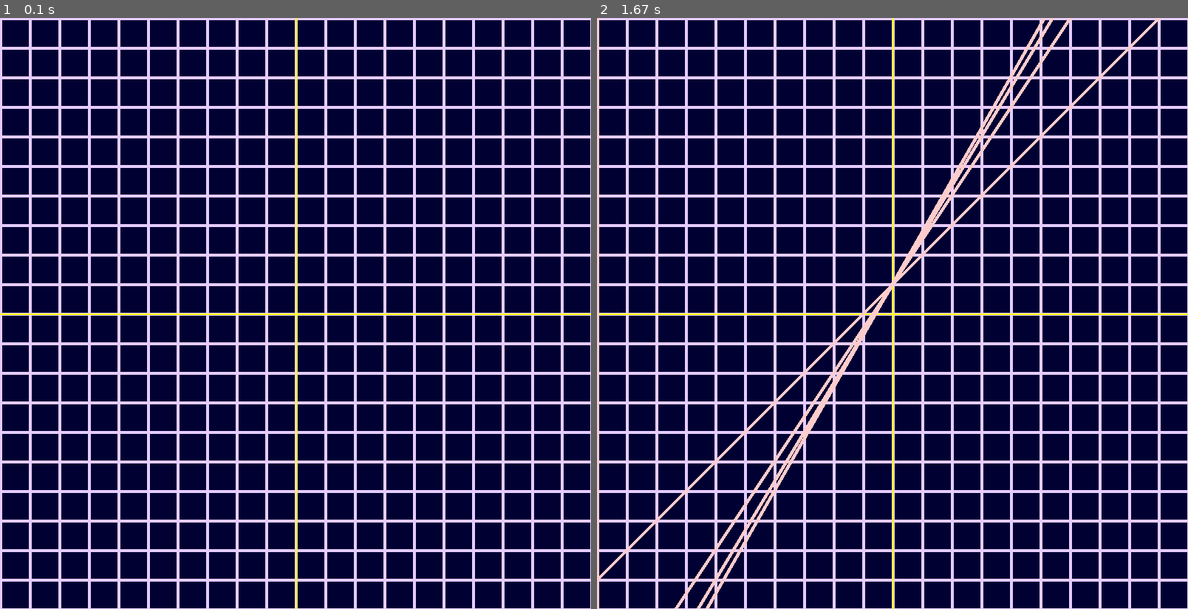
Above: before the commit, frames 1-2 (left to right).
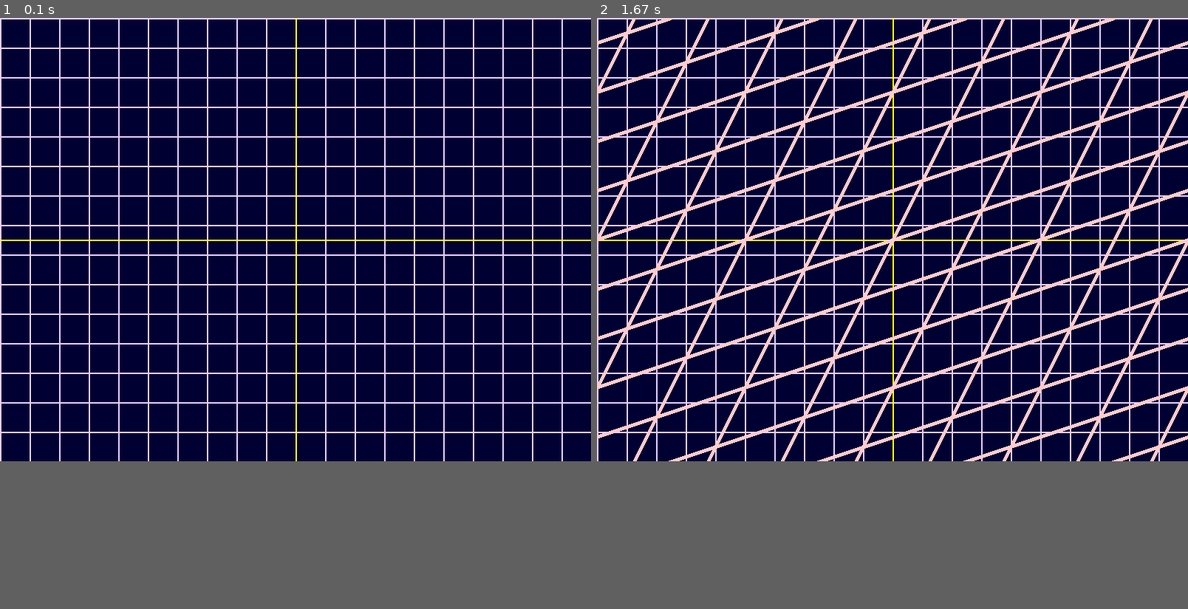
Above: after the commit, the same moments.

Repository: DeVcB13d/Linear-Transform-Visualisation
Game: pygame game, started from src/Tkinter_user_int.py
Two runs of this game, one before a commit and one after it. Both use one fixed random seed, a clock stepped at 60 frames per second and the inputs below.
Inputs:
- Up to frame 1 (0.1 s): no input
- Up to frame 2 (1.67 s): tap Enter at 0.33 s
In our replay, the window is 800x800 before the commit and 800x600 after it. These sizes can differ from the game's own. Grey fills any space a smaller window leaves; there, only what the larger window draws over its background counts as a difference.

The runs differ from the first frame. In frame 1, 12% of the frame differs, in the area x 0-100%, y 0-100%; in frame 2, 22%.

Commit message:
Almost completely generalized version

Diff:
--- a/src/constants.py
+++ b/src/constants.py
@@ -4,12 +4,12 @@
 
 #COLOURS
 
-
+BLACK = (0,0,0)
 BLUE = (0, 0, 51)
 YELLOW = (255, 255, 0)
 LAV = (229, 204, 255)
 PINK = (255,204,204)
 #INTERFACE CONSTANTS
 WIN_LEN = 800
-WIN_WID = 800
+WIN_WID = 600
 GRID_LINE_WIDTH = 5
--- a/src/graph.py
+++ b/src/graph.py
@@ -7,102 +7,75 @@
 from linear_transform import linear_transform
 import numpy as np
 
-
-
-def F(x,m,c):
-    # To return y given x and slope and c
-    return m*x + c
-
-
 class Coordinate_plane:
-    def __init__(self,screen,scale,win_len = WIN_LEN,win_wid = WIN_WID,grid_size = WIN_LEN/20):
+    def __init__(self,screen,scale,win_len = WIN_LEN,win_wid = WIN_WID,grid_size = WIN_LEN/20,depth_x = 10,depth_y = 10):
         '''
         Scale = size of 1 pixel in cm
         >>> scale = 40 for 800 X 800 means 40 pix = 1 cm
         >>> depth_x and depth_y shows the range of values shown in the screen
         '''
-        self.depth_x = 10
-        self.depth_y = 10
-        self.scale = win_len / (2 * self.depth_x) #40
+        self.scale = scale # 1cm = scale pixels
+        self.depth_x = win_len//scale
+        self.depth_y = win_wid//scale
+        #self.scale = win_len / (2 * self.depth_x) #40
         self.screen = screen
         self.win_len = win_len
         self.win_wid = win_wid
         self.grid_size = grid_size
-        self.draw_grid(self.scale)
+        self.draw_grid()
         self.draw_axis()
+    def config_plane(self,plane_color = BLACK):
+        self.screen.fill((plane_color))
 
     def coordinate(self,inx,iny):
         """
-        To input the coodinates and return its
-        pygame UI equialent values
+        To input the coordinates and return its pygame UI equialent values
         1. Convert cartesian to pixels
         2. Shift of origin - (x,y) -> (x+win_len/2,y+win_wid/2)
         """
         # Pixel to cartesian conversion : (1,3) -> (10,30) -> (210,)
-        if inx <= 0:
-            pix_inx = inx * self.scale + self.win_len/2
-        if inx > 0 :
-            pix_inx = inx * self.scale + self.win_len/2
-        if iny <=0 :
-            pix_iny = -1 * iny * self.scale + self.win_wid/2
-        if iny > 0:
-            pix_iny = -1 * iny * self.scale + self.win_wid/2
+        pix_inx = inx * self.scale + self.win_len/2
+        pix_iny = -1 * iny * self.scale + self.win_wid/2
         return (tuple([pix_inx,pix_iny]))
     def rev_coordinate(self,inx,iny):
         '''
         To return the cartesian values from pygame UI values
         1. Shift origin back
-        2. Conver pixels to cartesian
+        2. Convert pixels to cartesian
 
         TODO : Add approximations
-        '''
-        '''
-        if inx <= self.win_len/2:
-            pix_inx = 2* inx * self.scale + self.win_len/2
-        if inx > self.win_len/2:
-            out_x = (inx - self.win_len/2)/(self.scale*2)
-            #pix_inx = inx * self.scale + self.win_len/2
-        if iny <=0 :
-            pix_iny = -2 * iny * self.scale + self.win_wid/2
-        if iny > 0:
-            pix_iny = -1 * iny * self.scale + self.win_wid/2
-        return (tuple([pix_inx,pix_iny]))
         '''
         out_x= (inx - self.win_len/2)/(self.scale*2)
         out_y = (iny - self.win_wid/2)/(-2*self.scale)
         return (tuple([out_x,out_y]))
 
-    def draw_grid(self,gridsize,line_t = 4):
+    def draw_grid(self,line_t = 2):
         '''
         To draw the main grid with each line spaced by gridsize
 
         NOTE: These markings are done directly based on pygame coordinate system and not on the cartesian one
         '''
-        posX = self.win_wid/2
-        pg.draw.line(self.screen, YELLOW, (posX,0), (posX,self.win_len),line_t)
-        posY = self.win_len/2
-        pg.draw.line(self.screen, YELLOW, (0, posY), (self.win_wid, posY),line_t)
         # Drawing vertical lines
         vert_ini_pos = [0, 0]
-        vert_fin_pos = [0, self.win_len]
+        vert_fin_pos = [0, self.win_wid]
         hor_ini_pos = [0, 0]
-        hor_fin_pos = [self.win_wid, 0]
-        for i in range(1, self.win_len // 10 + 2):
+        hor_fin_pos = [self.win_len, 0]
+        for i in range(1, self.win_len // self.depth_x + 2):
             pg.draw.line(self.screen, LAV, vert_ini_pos, vert_fin_pos,line_t)
-            vert_ini_pos[0] += gridsize
-            vert_fin_pos[0] += gridsize
-        for i in range(1, self.win_wid // 10 + 2):
+            vert_ini_pos[0] += self.scale
+            vert_fin_pos[0] += self.scale
+        for i in range(1, self.win_wid // self.depth_y + 2):
             pg.draw.line(self.screen, LAV, hor_ini_pos, hor_fin_pos,line_t)
-            hor_ini_pos[1] += gridsize
-            hor_fin_pos[1] += gridsize
-    def draw_axis(self):
+            hor_ini_pos[1] += self.scale
+            hor_fin_pos[1] += self.scale
+    def draw_axis(self,axis_color = YELLOW,axis_thickness = 2):
         """
         To draw the coordinate axes
         """
-        posX =self.win_wid/2
-        pg.draw.line(self.screen, YELLOW, (posX,0), (posX,self.win_len), 2)
-        posY = self.win_len/2
-        pg.draw.line(self.screen, YELLOW, (0, posY), (self.win_wid, posY), 2)
+        posX =self.win_len/2
+        pg.draw.line(self.screen,axis_color,(posX,0),(posX,self.win_wid),axis_thickness)
+        posY = self.win_wid/2
+        pg.draw.line(self.screen,axis_color,(0, posY),(self.win_len, posY),axis_thickness)
     def draw_line(self,point1,point2,thickness,color):
         # To draw a a line given 2 coordinates onto the screen
         # Creating a line object
@@ -130,7 +103,7 @@
 
         TODO : Check for extremum points
         '''
-        trans_matrix = np.array([base1,base2])
+        trans_matrix = (np.array([base1,base2]))
         #trans_matrix = np.transpose(trans_matrix)
 
         Linear = linear_transform(trans_matrix)
@@ -140,11 +113,10 @@
         for Tline in Linear.x_trans_lines:
             print("Tline : ",Tline)
             self.draw_line(tuple([Tline[0][0],Tline[1][0]]),tuple([Tline[0][1],Tline[1][1]]),5,PINK)
-
-
-
-
-
+        print(Linear.y_trans_lines)
+        for Tline in Linear.y_trans_lines:
+            print("Tline : ",Tline)
+            self.draw_line(tuple([Tline[0][0],Tline[1][0]]),tuple([Tline[0][1],Tline[1][1]]),5,PINK)
 
 def run():
     screen = pg.display.set_mode((WIN_LEN,WIN_WID))
@@ -153,7 +125,7 @@
     pg_icon = pg.image.load('media\logo.jpg')
     pg.display.set_icon(pg_icon)
     run = True
-    Plane = Coordinate_plane(screen,20)
+    Plane = Coordinate_plane(screen,40)
     #plt = Plotter(screen,Plane)
     #draw_line()
     while run:
@@ -171,8 +143,9 @@
                 #Plane.draw_grid_new_base(base1,base2)
                 #p1 = eval(input("Enter point 1 : "))
                 #p2 = eval(input("Enter point 2 : "))
-                p1 = [1,0]
-                p2 = [1,1]
+                p1 = [1,3]
+                p2 = [2,1]
                 Plane.transform(p1,p2)
+                #Plane.draw_line((3,4),(2,1),5,PINK)
         pg.display.update()
 run()
--- a/src/linear_transform.py
+++ b/src/linear_transform.py
@@ -27,33 +27,35 @@
         self.M = np.array(trans_mat)
         self.x_axis_lines,self.y_axis_lines = self.generate_axis_lines()
         self.x_trans_lines,self.y_trans_lines = self.apply_transform()
-    def generate_axis_lines(self,limit = 5,basis = [[1,0],[0,1]]):
+    def generate_axis_lines(self,limit = 100,basis = [[1,0],[0,1]]):
         x_axis_lines = []
         x_base_matrix = np.array([[0,0],basis[1]])
         T = np.array(x_base_matrix.copy())
         x_axis_lines.append(T)
-        x_base_matrix[1][0] = 1
+        #x_base_matrix[1][0] = 1
         #print(x_axis_lines)
         #print("base mat : ",x_base_matrix)
         for i in range(1,limit):
             temp = x_base_matrix.copy()
+            temp[0][0] = i
             temp[0][1] = i
-            temp[1][1] = i
             #print("temp1 " , temp)
             x_axis_lines.append(temp.copy())
-            #temp[0][1] = -1*i
-            #temp[1][1] = -1*i
-            #x_axis_lines.append(temp.copy())
+            temp[0][0] = -1*i
+            temp[0][1] = -1*i
+            x_axis_lines.append(temp.copy())
             #print("x axis lines ",i,":",x_axis_lines)
         y_axis_lines = []
-        y_base_matrix = np.array([[0,0],basis[0]])
+        y_base_matrix = np.array([basis[1],[0,0]])
+        T2 = np.array(y_base_matrix.copy())
+        y_axis_lines.append(T2)
         for i in range(1,limit):
             temp = y_base_matrix.copy()
-            temp[0][0] = i
             temp[1][0] = i
+            temp[1][1] = i
             y_axis_lines.append(temp.copy())
-            temp[0][0] = -1*i
             temp[1][0] = -1*i
+            temp[1][1] = -1*i
             y_axis_lines.append(temp.copy())
         return x_axis_lines,y_axis_lines
     def apply_transform(self):
@@ -70,10 +72,10 @@
 
 
 def main():
-    X = linear_transform([[1,0],[1,1]])
+    X = linear_transform([[0,1],[1,1]])
     print(X.x_axis_lines)
-    #print(X.y_axis_lines)
+    print(X.y_axis_lines)
     print(X.x_trans_lines)
-    #print(X.y_trans_lines)
+    print(X.y_trans_lines)
 
-main()
+#main()
